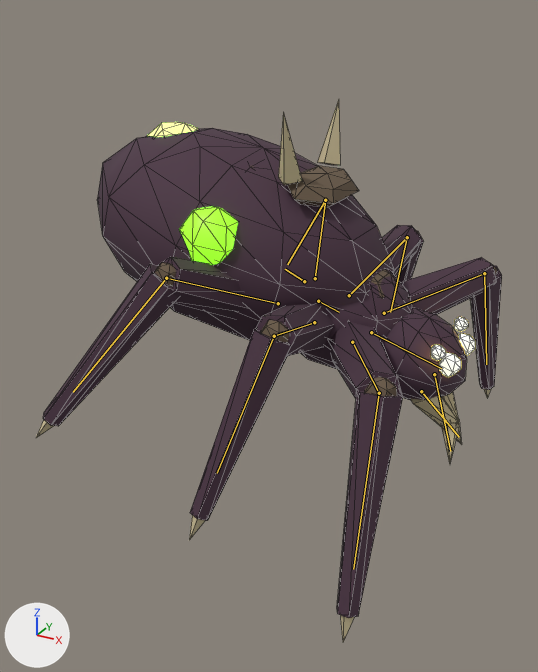
The glTF model godot/assets/models/skitter.glb as it was, and as the next commit left it.
Both versions are drawn from a 50 mm camera at (0.851, -1.545, 0.942) aimed at (0.027, -0.046, 0.193). Every picture has the same lights, and +X, +Y and +Z are marked at lower left. The older version comes first. Both versions are drawn at frame 8 of the action 'attack'; the numbers are the values there. The bones that change, and the others that lie on the model, are drawn over the model as lines. Mesh edges are drawn as thin lines.

The first picture shows 'skitter'.
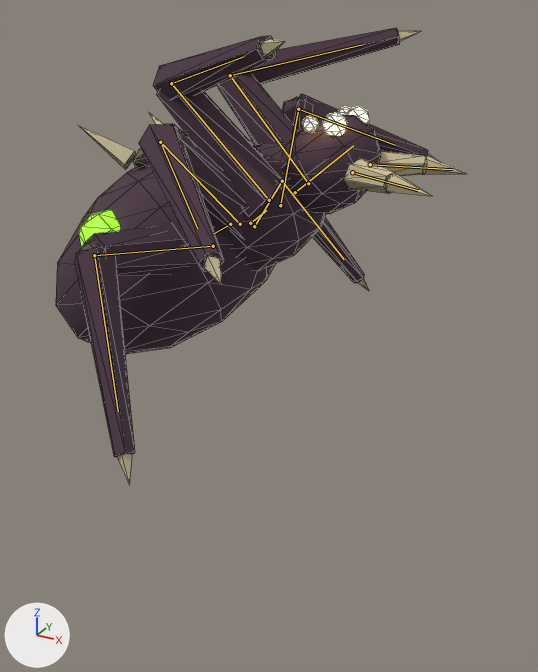
What differs and where, as boxes [x1, y1, x2, y2] in the pictures (538 x 672 px):
'skitter', posed (12% narrower, 16% shorter)
    before: [36, 100, 502, 642]
    after: [56, 28, 465, 484]
bone 'body', root to tip
    before: (318, 301) to (339, 312)
    after: (250, 223) to (266, 210)
bone 'fang_L', root to tip
    before: (434, 374) to (450, 451)
    after: (370, 164) to (453, 169)
bone 'fang_R', root to tip
    before: (421, 391) to (459, 437)
    after: (352, 172) to (418, 190)
bone 'up_L0', root to tip
    before: (384, 313) to (484, 273)
    after: (308, 183) to (230, 75)
bone 'lo_L0', root to tip
    before: (484, 273) to (486, 364)
    after: (230, 75) to (363, 44)
bone 'up_L1', root to tip
    before: (349, 295) to (407, 237)
    after: (280, 205) to (298, 109)
bone 'up_L2', root to tip
    before: (315, 278) to (325, 200)
    after: (254, 226) to (282, 181)
bone 'up_R0', root to tip
    before: (352, 342) to (379, 393)
    after: (269, 200) to (171, 83)
bone 'lo_R0', root to tip
    before: (379, 393) to (353, 569)
    after: (171, 83) to (244, 56)
bone 'up_R1', root to tip
    before: (314, 322) to (274, 336)
    after: (240, 224) to (160, 142)
bone 'up_R2', root to tip
    before: (278, 303) to (166, 278)
    after: (213, 246) to (94, 255)

Diff of the bpy script that builds the scene:
```diff
--- a/godot/assets/models/skitter.glb.py
+++ b/godot/assets/models/skitter.glb.py
@@ bone_body @@
 bone_body = bpy.data.objects['skitter_rig'].pose.bones['body']  # child of 'root'
-bone_body.location = (0.0, 0.139, -0.04)
-bone_body.rotation_quaternion = (0.989, -0.148, 0.0, 0.0)  # degrees (-17, 0, 0)
+bone_body.location = (0.0, -0.05, 0.13)
+bone_body.rotation_quaternion = (0.939, 0.343, 0.0, 0.0)  # degrees (40, 0, 0)
@@ bone_fang_l @@
 bone_fang_l = bpy.data.objects['skitter_rig'].pose.bones['fang_L']  # child of 'head'
-bone_fang_l.rotation_quaternion = (0.975, -0.124, 0.138, -0.121)  # degrees (-16, 14, -16)
+bone_fang_l.rotation_quaternion = (0.939, 0.192, -0.214, 0.187)  # degrees (19, -28, 18)
@@ bone_fang_r @@
 bone_fang_r = bpy.data.objects['skitter_rig'].pose.bones['fang_R']  # child of 'head'
-bone_fang_r.rotation_quaternion = (0.975, 0.093, -0.138, 0.146)  # degrees (8, -17, 16)
+bone_fang_r.rotation_quaternion = (0.939, -0.144, 0.214, -0.226)  # degrees (-23, 20, -31)
@@ bone_up_l0 @@
 bone_up_l0 = bpy.data.objects['skitter_rig'].pose.bones['up_L0']  # child of 'body'
-bone_up_l0.rotation_quaternion = (1.0, 0.0, 0.0, 0.0)  # degrees (0, 0, 0)
+bone_up_l0.rotation_quaternion = (0.784, 0.587, -0.199, -0.044)  # degrees (76, -15, -18)
@@ bone_lo_l0 @@
 bone_lo_l0 = bpy.data.objects['skitter_rig'].pose.bones['lo_L0']  # child of 'up_L0'
-bone_lo_l0.rotation_quaternion = (1.0, 0.0, 0.0, 0.0)  # degrees (0, 0, 0)
+bone_lo_l0.rotation_quaternion = (0.955, -0.279, -0.02, 0.095)  # degrees (-33, 1, 11)
@@ bone_up_l1 @@
 bone_up_l1 = bpy.data.objects['skitter_rig'].pose.bones['up_L1']  # child of 'body'
-bone_up_l1.rotation_quaternion = (1.0, 0.0, 0.0, 0.0)  # degrees (0, 0, 0)
+bone_up_l1.rotation_quaternion = (0.965, 0.197, -0.09, -0.148)  # degrees (24, -7, -19)
@@ bone_up_l2 @@
 bone_up_l2 = bpy.data.objects['skitter_rig'].pose.bones['up_L2']  # child of 'body'
-bone_up_l2.rotation_quaternion = (1.0, 0.0, 0.0, 0.0)  # degrees (0, 0, 0)
+bone_up_l2.rotation_quaternion = (0.985, -0.011, -0.05, -0.166)  # degrees (0, -6, -19)
@@ bone_up_r0 @@
 bone_up_r0 = bpy.data.objects['skitter_rig'].pose.bones['up_R0']  # child of 'body'
-bone_up_r0.rotation_quaternion = (1.0, 0.0, 0.0, 0.0)  # degrees (0, 0, 0)
+bone_up_r0.rotation_quaternion = (0.784, 0.211, 0.199, 0.549)  # degrees (33, 5, 71)
@@ bone_lo_r0 @@
 bone_lo_r0 = bpy.data.objects['skitter_rig'].pose.bones['lo_R0']  # child of 'up_R0'
-bone_lo_r0.rotation_quaternion = (1.0, 0.0, 0.0, 0.0)  # degrees (0, 0, 0)
+bone_lo_r0.rotation_quaternion = (0.955, 0.158, 0.02, 0.249)  # degrees (18, -2, 29)
@@ bone_up_r1 @@
 bone_up_r1 = bpy.data.objects['skitter_rig'].pose.bones['up_R1']  # child of 'body'
-bone_up_r1.rotation_quaternion = (1.0, 0.0, 0.0, 0.0)  # degrees (0, 0, 0)
+bone_up_r1.rotation_quaternion = (0.965, -0.239, 0.09, -0.056)  # degrees (-29, 8, -9)
@@ bone_up_r2 @@
 bone_up_r2 = bpy.data.objects['skitter_rig'].pose.bones['up_R2']  # child of 'body'
-bone_up_r2.rotation_quaternion = (1.0, 0.0, 0.0, 0.0)  # degrees (0, 0, 0)
+bone_up_r2.rotation_quaternion = (0.985, 0.15, 0.05, 0.072)  # degrees (18, 4, 9)
```
